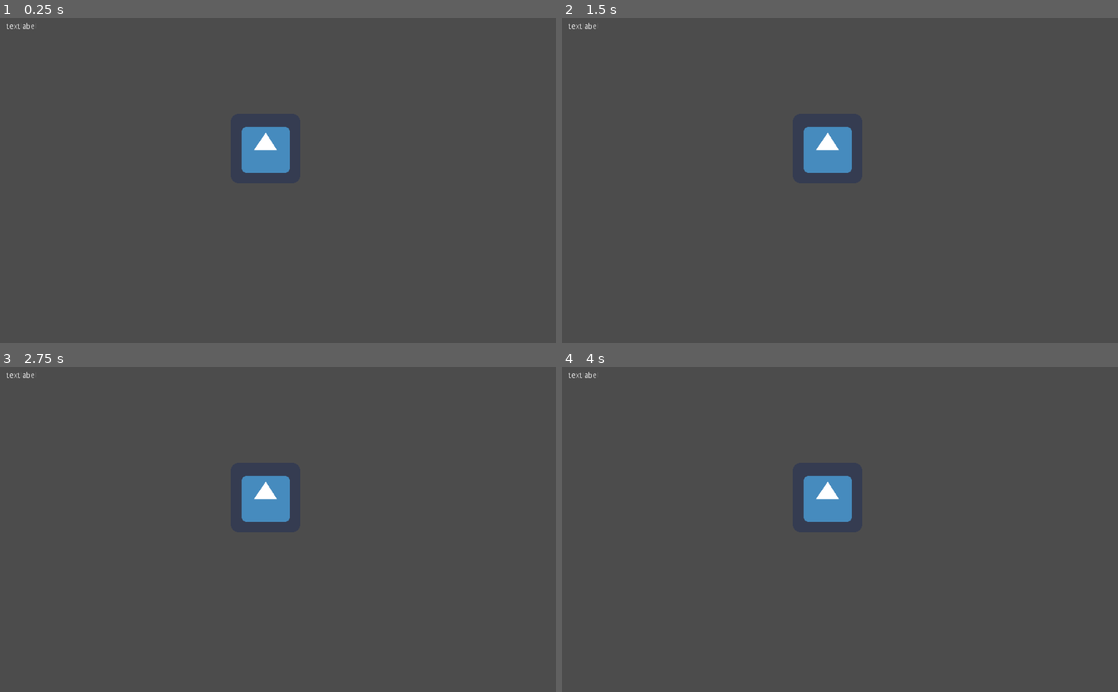
Above: before the commit, frames 1-4 (two rows, left to right).
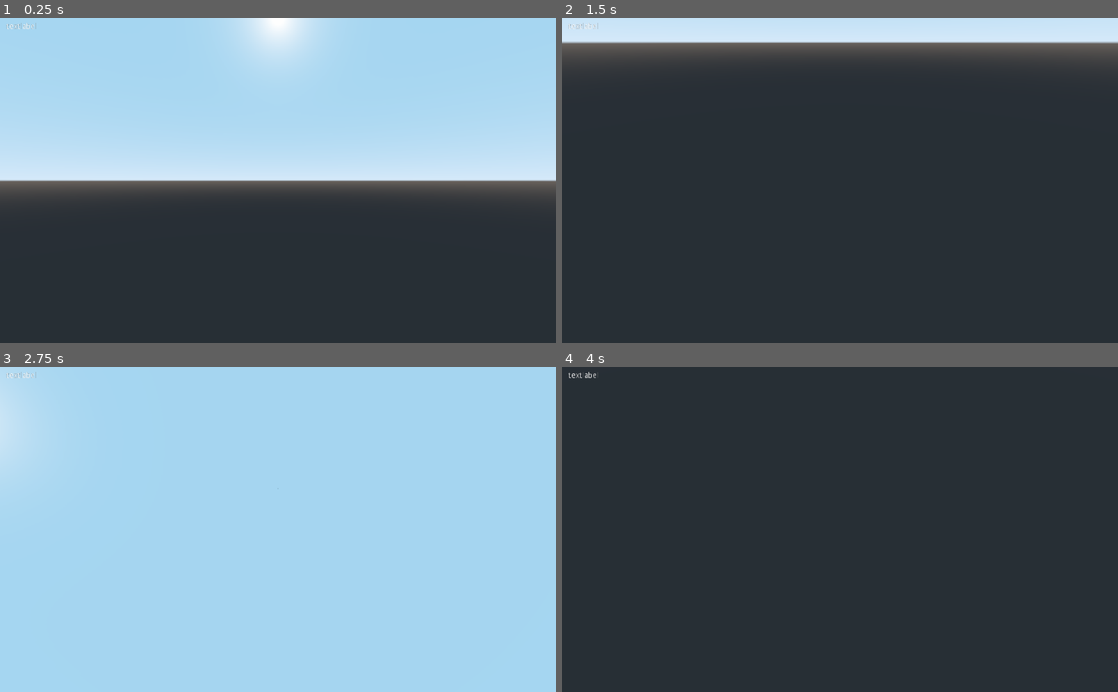
Above: after the commit, the same moments.

Repository: skarnl/godot--gwj31
Game: Godot game, scene res://screens/game/game.tscn
Two runs of this game, one before a commit and one after it. Both use one fixed random seed, a clock stepped at 60 frames per second and the inputs below. This scene is started directly instead of the project's main scene. The engine's default icon, where the game draws it, is replaced by a stand-in: a white triangle on a blue panel in a dark square.
Inputs (mouse positions are in pixels of both pictures, inside the frame that each line leads up to):
- Up to frame 1 (0.25 s): no input
- Up to frame 2 (1.5 s): tap Enter at 0.5 s; move the mouse to (962, 164) at 0.52 s; hold D (move_right) 0.53-1.28 s; tap Space at 1.25 s; move the mouse to (728, 196) at 1.27 s; hold S (move_backward) from 1.28 s (still down)
- Up to frame 3 (2.75 s): tap Enter at 2 s; move the mouse to (333, 458) at 2.02 s; release S (move_backward) at 2.03 s; hold D (move_right) from 2.03 s (still down)
- Up to frame 4 (4 s): tap Space at 2.75 s; move the mouse to (812, 594) at 2.77 s; release D (move_right) at 2.78 s; hold W (move_forward) 2.78-3.53 s; tap Enter at 3.5 s; move the mouse to (1006, 578) at 3.52 s; hold A (move_left) from 3.53 s (still down)

The runs differ from the first frame. In frame 1, 94% of the frame differs, in the area x 0-100%, y 0-100%; in frame 2, 93%; in frame 3, 100%; in frame 4, 100%.

Commit message:
Created simple player controller. To be improved upon as time comes.

Diff:
--- a/entities/player.gd
+++ b/entities/player.gd
@@ -1,16 +1,84 @@
+extends KinematicBody
 
-extends Sprite
 
-func _ready():
-	pass
+const GIMBAL_Y_MIN_ROTATION := -80
+const GIMBAL_Y_MAX_ROTATION := 80
 
-func _unhandled_input(event):
-	if event is InputEventKey:
-		if event.is_action_pressed("ui_left"):
-			position.x -= 10
-		elif event.is_action_pressed("ui_right"):
-			position.x += 10
-		elif event.is_action_pressed("ui_down"):
-			position.y += 10
-		elif event.is_action_pressed("ui_up"):
-			position.y -= 10
+enum States { IDLE, WALK, DIALOGUE }
+
+export var move_speed : Vector3
+
+var _direction := Vector3.ZERO
+var _state : int = States.IDLE
+
+onready var _gimbal_x := $GimbalX
+onready var _gimbal_y := $GimbalX/GimbalY
+onready var camera := $GimbalX/GimbalY/Camera
+
+
+func _physics_process(delta : float) -> void:
+	state_machine()
+
+
+func _input(event : InputEvent) -> void:
+	camera_movement(event)
+
+
+func state_machine() -> void:
+	match _state:
+		States.IDLE:
+			pass
+
+		States.WALK:
+			input_movement()
+			apply_movement()
+
+		States.DIALOGUE:
+			pass
+
+
+func input_movement() -> void:
+	# Reset or diminish direction so the player is not constantly moving
+	# without input
+	_direction = Vector3.ZERO
+
+	# Get the Transform of the camera
+	var camera_transform : Transform = camera.get_global_transform()
+
+	# Shorten inputs to smaller named variables
+	var left := Input.is_action_pressed("move_left")
+	var right := Input.is_action_pressed("move_right")
+	var forward := Input.is_action_pressed("move_forward")
+	var backward := Input.is_action_pressed("move_backward")
+
+	# Convert inputs to ints and calculate the direction in which the player
+	# intends to travel in
+	var movement_vector := Vector2(
+		int(right) - int(left),
+		int(forward) - int(backward)
+	)
+
+	# Apply all calculations and movement to a variable for direction
+	_direction += camera_transform.basis.x * movement_vector.x
+	_direction += -camera_transform.basis.z * movement_vector.y
+
+
+func apply_movement() -> void:
+	move_and_slide(_direction * move_speed, Vector3.UP)
+
+
+func camera_movement(event : InputEvent) -> void:
+	if event is InputEventMouseMotion:
+		var camera_change := Vector2(
+			deg2rad(event.relative.x),
+			deg2rad(event.relative.y)
+		)
+
+		_gimbal_x.rotate_y(-camera_change.x)
+		_gimbal_y.rotate_x(-camera_change.y)
+
+		_gimbal_y.rotation_degrees.x = clamp(
+			_gimbal_y.rotation_degrees.x,
+			GIMBAL_Y_MIN_ROTATION,
+			GIMBAL_Y_MAX_ROTATION
+		)
--- a/entities/player.tscn
+++ b/entities/player.tscn
@@ -1,9 +1,36 @@
-[gd_scene load_steps=3 format=2]
+[gd_scene load_steps=5 format=2]
 
-[ext_resource path="res://assets/images/icon.png" type="Texture" id=1]
 [ext_resource path="res://entities/player.gd" type="Script" id=2]
 
-[node name="Player" type="Sprite"]
-position = Vector2( 489, 241 )
-texture = ExtResource( 1 )
+[sub_resource type="CapsuleShape" id=1]
+height = 0.8
+
+[sub_resource type="RayShape" id=3]
+length = 1.5
+
+[sub_resource type="CapsuleMesh" id=2]
+
+[node name="Player" type="KinematicBody"]
 script = ExtResource( 2 )
+move_speed = Vector3( 7, 0, 10 )
+
+[node name="MainCollision" type="CollisionShape" parent="."]
+transform = Transform( 1, 0, 0, 0, -1.62921e-07, -1, 0, 1, -1.62921e-07, 0, 0.1, 0 )
+shape = SubResource( 1 )
+
+[node name="StepCollision" type="CollisionShape" parent="."]
+transform = Transform( 1, 0, 0, 0, -1.62921e-07, -1, 0, 1, -1.62921e-07, 0, 0, 0 )
+shape = SubResource( 3 )
+
+[node name="MeshInstance" type="MeshInstance" parent="."]
+transform = Transform( 1, 0, 0, 0, -1.62921e-07, -1, 0, 1, -1.62921e-07, 0, 0, 0 )
+visible = false
+mesh = SubResource( 2 )
+material/0 = null
+
+[node name="GimbalX" type="Spatial" parent="."]
+
+[node name="GimbalY" type="Spatial" parent="GimbalX"]
+
+[node name="Camera" type="Camera" parent="GimbalX/GimbalY"]
+transform = Transform( 1, 0, 0, 0, 1, 0, 0, 0, 1, 0, 0.5, 0 )
--- /dev/null
+++ b/screens/game/player_movement_test_world.tscn
@@ -0,0 +1,23 @@
+[gd_scene load_steps=4 format=2]
+
+[ext_resource path="res://entities/player.tscn" type="PackedScene" id=1]
+
+[sub_resource type="PlaneMesh" id=1]
+size = Vector2( 25, 25 )
+
+[sub_resource type="ConcavePolygonShape" id=2]
+data = PoolVector3Array( 12.5, 0, 12.5, -12.5, 0, 12.5, 12.5, 0, -12.5, -12.5, 0, 12.5, -12.5, 0, -12.5, 12.5, 0, -12.5 )
+
+[node name="Spatial" type="Spatial"]
+
+[node name="Player" parent="." instance=ExtResource( 1 )]
+
+[node name="MeshInstance" type="MeshInstance" parent="."]
+transform = Transform( 1, 0, 0, 0, 1, 0, 0, 0, 1, 0, -2, 0 )
+mesh = SubResource( 1 )
+material/0 = null
+
+[node name="StaticBody" type="StaticBody" parent="MeshInstance"]
+
+[node name="CollisionShape" type="CollisionShape" parent="MeshInstance/StaticBody"]
+shape = SubResource( 2 )
